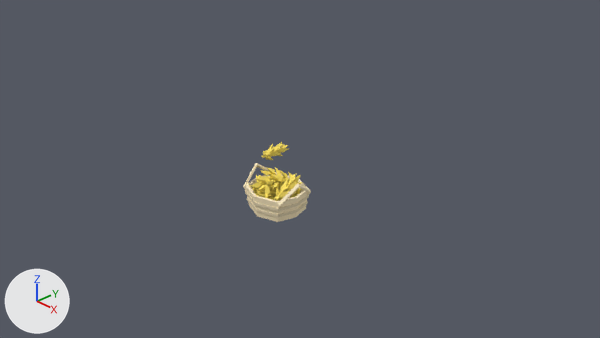
What one commit did to the Blender file crops/crops/crops.blend.
Before and after are seen from the file's camera 'Camera'. Arrows for +X, +Y and +Z are at lower left; the lights stay in place.

Script lines for the objects in view, before the commit:
```python
ob_basket = bpy.data.objects.new('basket', me_cube_005)
ob_basket.location = (0.0, 0.0, 0.0)
ob_player_base_mesh_042 = bpy.data.objects.new('player_base_Mesh.042', me_player_base_mesh_042)
ob_player_base_mesh_042.location = (0.0, 0.0, 0.0)
ob_player_base_mesh_042.rotation_euler = (1.571, 0.0, 0.0)  # degrees (90, 0, 0)
ob_weed0 = bpy.data.objects.new('weed0', me_cube_035)
ob_weed0.location = (0.0, 0.0, 0.0)
ob_weed1 = bpy.data.objects.new('weed1', me_cube_037)
ob_weed1.location = (0.0, 0.0, 0.0)
ob_wheat = bpy.data.objects.new('wheat', me_circle_014)
ob_wheat.location = (-1.1, 0.9, 0.0)
ob_wheat_001 = bpy.data.objects.new('wheat.001', me_circle_000)
ob_wheat_001.location = (0.0, 0.0, 0.0)
ob_wheat_002 = bpy.data.objects.new('wheat.002', me_circle_001)
ob_wheat_002.location = (0.0, 0.0, 0.14)
ob_wheat_003 = bpy.data.objects.new('wheat.003', me_circle_002)
ob_wheat_003.location = (0.0, 0.0, 0.14)
```
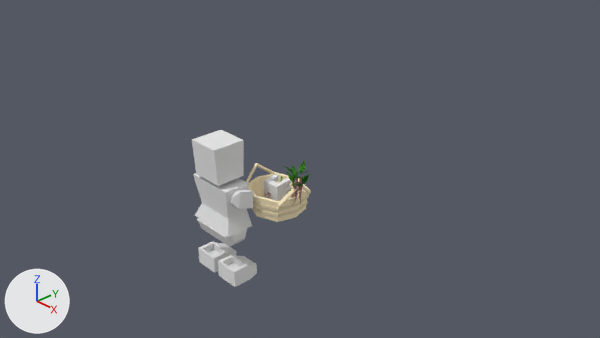
Where the change shows, as pixel boxes [x1, y1, x2, y2] in the pictures (600 x 338 px):
'player_base_Mesh.042', shown: after [192, 130, 291, 287]
'wheat.003', hidden (yellow): before [251, 167, 302, 201]
'wheat', hidden: before [262, 142, 289, 160]
'weed1', shown: after [284, 160, 309, 204]
'wheat.002', hidden: before [252, 179, 301, 201]
'weed0', shown: after [291, 165, 310, 204]
'wheat.001', hidden: before [271, 179, 296, 200]

What the commit changed:
Object 'player_base_Mesh.042' (ob_player_base_mesh_042) is now shown.
Object 'weed1' (ob_weed1) is now shown.
Object 'weed0' (ob_weed0) is now shown.
Object 'wheat.003' (ob_wheat_003) is now hidden.
Object 'wheat.002' (ob_wheat_002) is now hidden.
Object 'wheat.001' (ob_wheat_001) is now hidden.
Object 'wheat' (ob_wheat) is now hidden.
